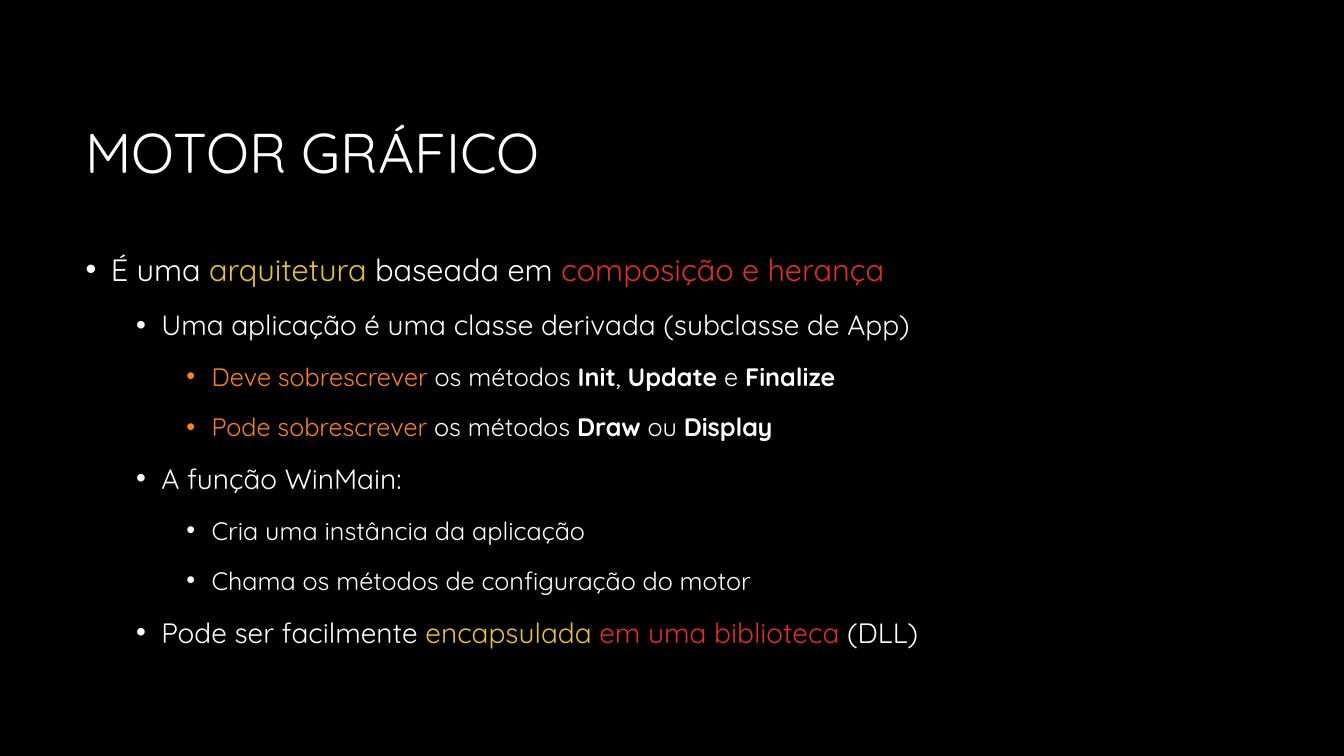
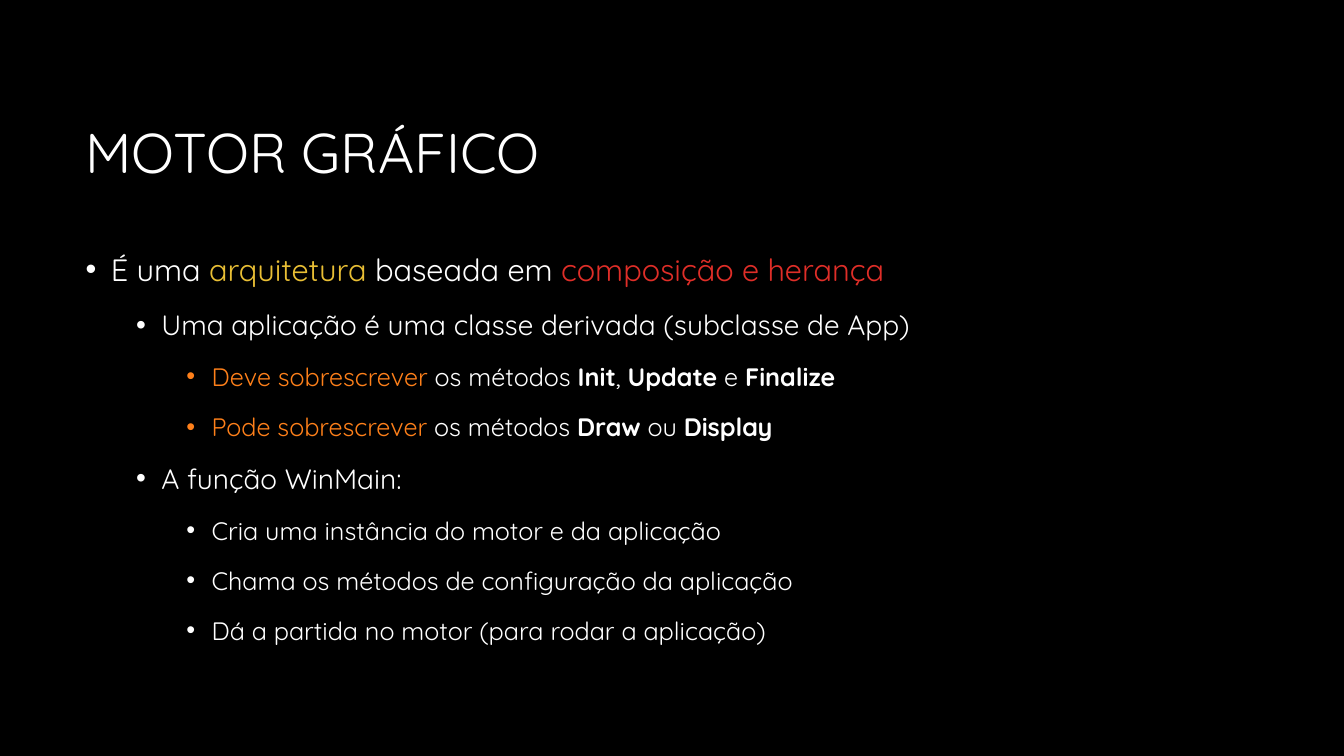
Before and after one commit to JudsonSS/CG, a slide deck: slide 9 of Slides/04. Aplicação Gráfica.pptx (slide 8 before the commit). Drawn at 1344x756 pixels with LibreOffice and Linux fonts; fonts in the diff are those of the drawing; background and template pictures are left out. Boxes give left, top, right and bottom in pixels: in the first picture for what was removed or moved away, otherwise in the second. Text is boxed around its words. In the diff, an @@ line names an element or a change of style, - is before the commit and + after.

```diff
--- a/Slides/04. Aplicação Gráfica.pptx
+++ b/Slides/04. Aplicação Gráfica.pptx
@@ text at (x1=212, y1=521, x2=793, y2=645): text changed @@
-    • Cria uma instância da aplicação
-    • Chama os métodos de configuração do motor
-  • Pode ser facilmente encapsulada em uma biblioteca (DLL)
+    • Cria uma instância do motor e da aplicação
+    • Chama os métodos de configuração da aplicação
+    • Dá a partida no motor (para rodar a aplicação)
```
Also in this commit, not shown: 12 other slides changed, 1 slide added.
